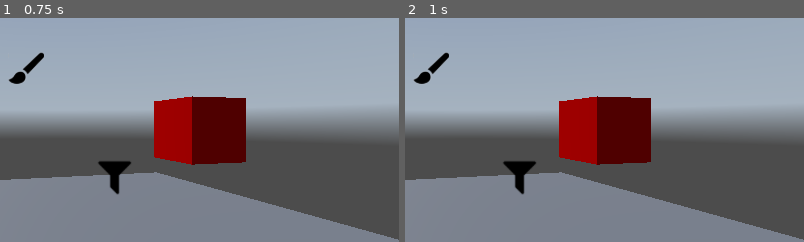
Above: before the commit, frames 1-2 (left to right).
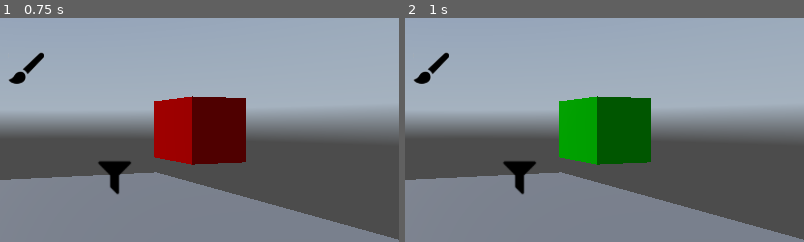
Above: after the commit, the same moments.

Repository: HectareaGalbis/VisualSignals3D
Game: Godot game, scene res://example/Scenes/Example/example.tscn
Same seed, same stepped clock (60 frames per second), same inputs: the game is played once before the commit and once after it. A sky picture missing from this copy of the repository is replaced by a grey-blue gradient.
Inputs:
- Up to frame 1 (0.75 s): tap Enter at 0.5 s
- Up to frame 2 (1 s): no input
The pictures show only the part of the screen within x 42-92%, y 26-76%; the shares and areas given below are measured in that part.

Frame 1 is identical in both runs. In frame 2, 6.6% of the frame differs, in the area x 38-62%, y 34-66%.

Commit message:
Fixed the find receivers method

Diff:
--- a/example/Scenes/Example/example.tscn
+++ b/example/Scenes/Example/example.tscn
@@ -32,6 +32,10 @@
 
 [node name="_SignalManager(not touch)" type="Node" parent="."]
 script = ExtResource("4_87tft")
+signal_dict = {
+"../Clock/OnTick": [&"../EvenIntFilter/IsEven", &"../Printer/PrintNumber"],
+"../EvenIntFilter/OnEven": [&"../ColorCube/ChangeColor"]
+}
 
 [node name="ColorCube" parent="." instance=ExtResource("5_7ki2y")]
 transform = Transform3D(1, 0, 0, 0, 1, 0, 0, 0, 1, -2.44225, -0.0887687, 0)
Not shown, changed: addons/visual_signals_3d/core/signal3d_manager_inspector.gd
Not shown, added: images/CreatingEmitter1.png.import
Not shown, added: images/CreatingEmitter2.png.import
Not shown, added: images/CreatingEmitter3.png.import
Not shown, added: images/CreatingEmitter4.png.import
Not shown, added: images/CreatingEmitter5.png.import
Not shown, added: images/CreatingEmitter6.png.import
Not shown, added: images/CreatingEmitter7.png.import
Not shown, added: images/VisualSignal3DNodes.png.import
Not shown, added: images/VisualSignals3D.png.import
